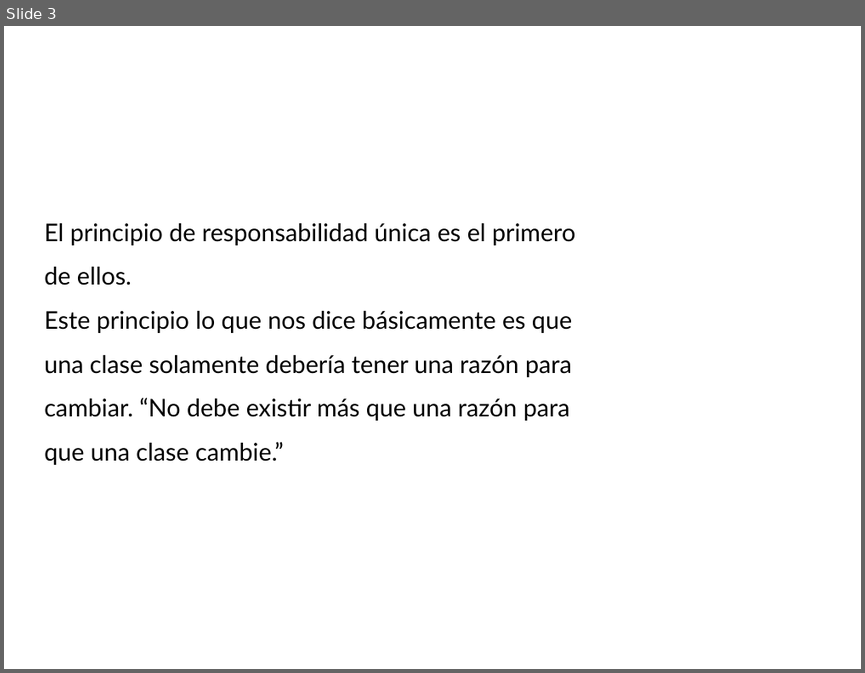
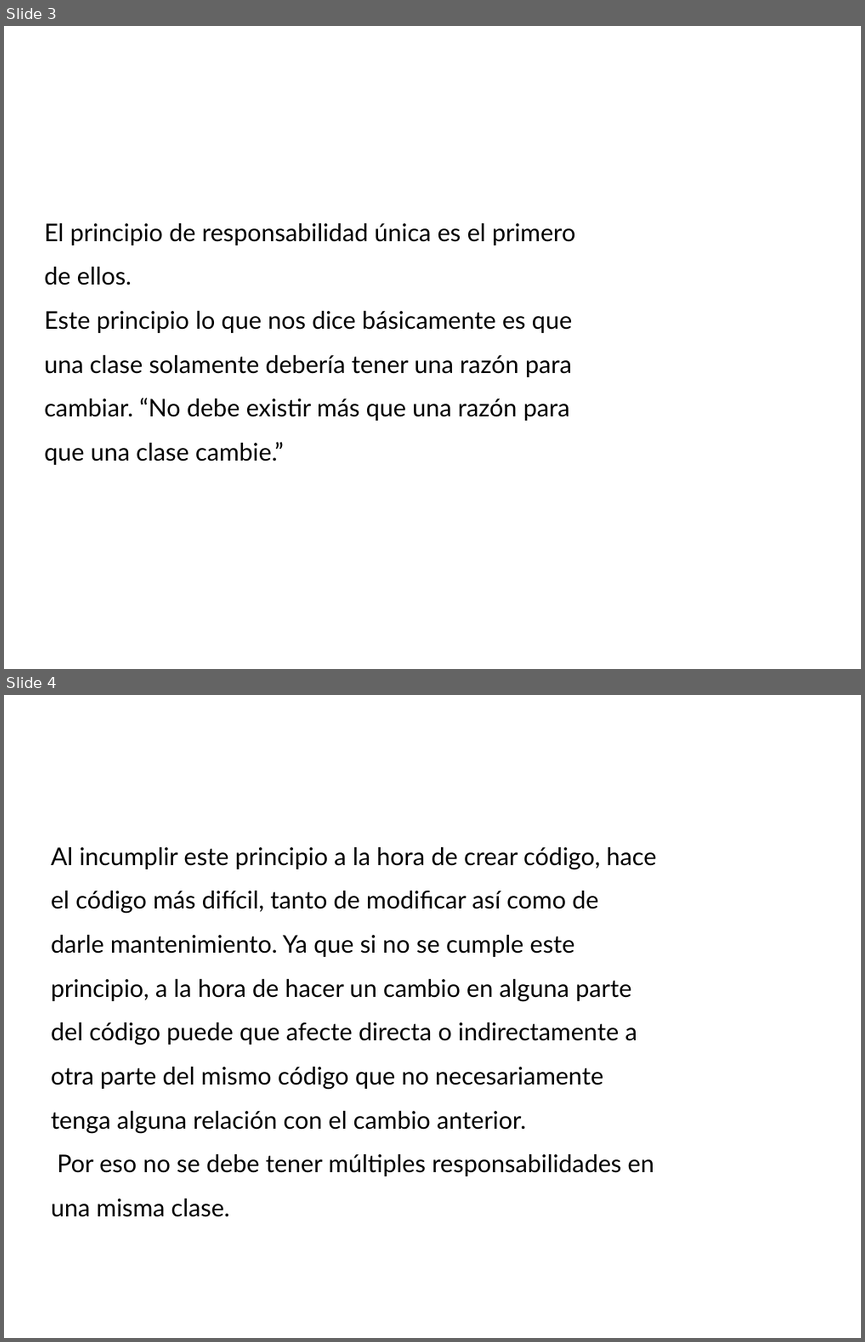
Before and after one commit to Ponchiux0710/investigation-bravo, a slide deck: Documents/Presentacion Responsabilidad Unica Grupo Bravo.pptx. Shown one above the other, each under a label of ours: slide 3 before the commit, slides 3 and 4 after it. The pictures are 865x673 and 865x1342 pixels, drawn with LibreOffice and Linux fonts; fonts in the diff are those of the drawing; background and template pictures are left out. Boxes give left, top, right and bottom in pixels: in the first picture for what was removed or moved away, otherwise in the second. Text is boxed around its words. In the diff, an @@ line names an element or a change of style, - is before the commit and + after.

```diff
--- a/Documents/Presentacion Responsabilidad Unica Grupo Bravo.pptx
+++ b/Documents/Presentacion Responsabilidad Unica Grupo Bravo.pptx
@@ slide 4 added at [4, 695, 861, 1338], background picture (left out) @@
@@ text added at [51, 847, 657, 1176], 20.5 pt, text #000000 @@
+Al incumplir este principio a la hora de crear código, hace el código más difícil, tanto de modificar así como de darle mantenimiento. Ya que si no se cumple este principio, a la hora de hacer un cambio en alguna parte del código puede que afecte directa o indirectamente a otra parte del mismo código que no necesariamente tenga alguna relación con el cambio anterior.
+Por eso no se debe tener múltiples responsabilidades en una misma clase.
```
Also in this commit, not shown: 1 other slide added.
